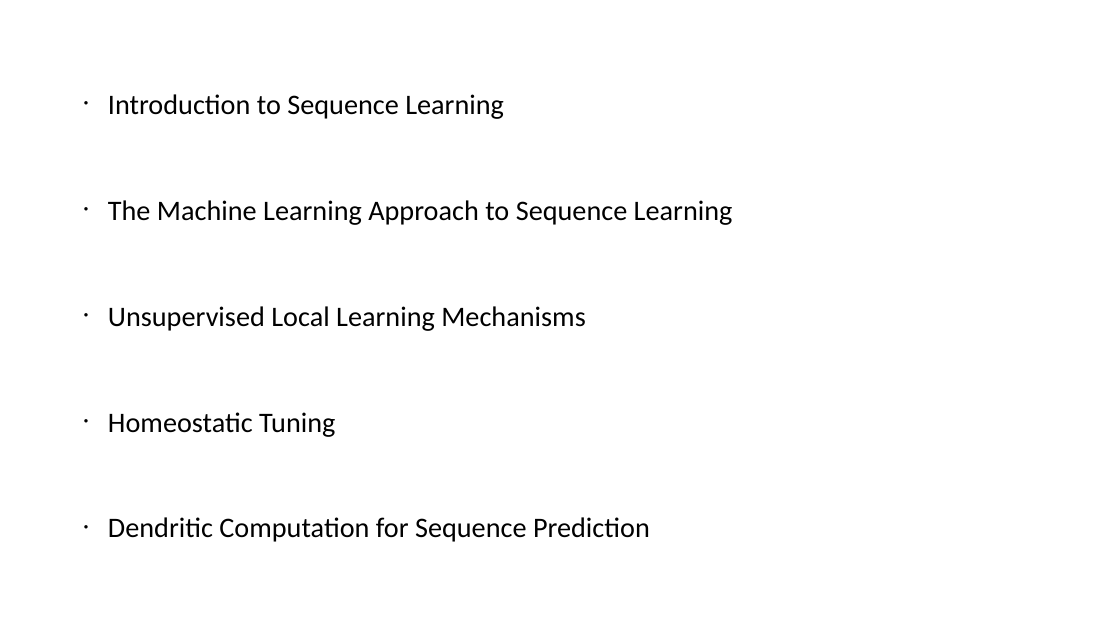
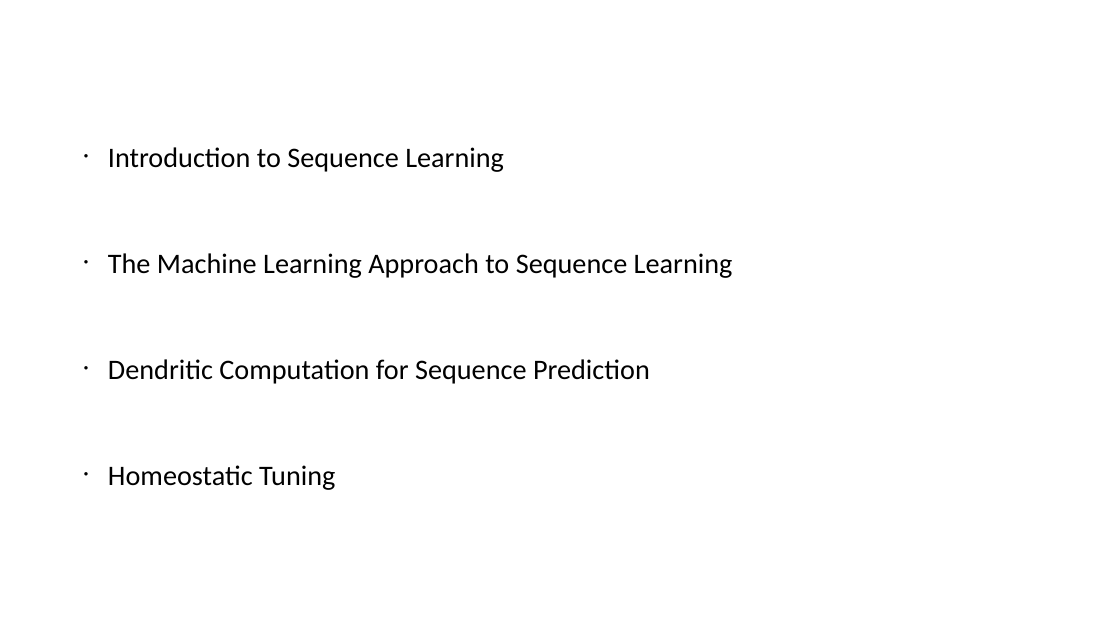
Before and after one commit to FabianSchubert/Elman_Net, a slide deck: slide 2 of notes/presentation/presentation.odp. Drawn at 1120x630 pixels with LibreOffice and Linux fonts; fonts in the diff are those of the drawing. Boxes give left, top, right and bottom in pixels: in the first picture for what was removed or moved away, otherwise in the second. Text is boxed around its words. In the diff, an @@ line names an element or a change of style, - is before the commit and + after.

```diff
--- a/notes/presentation/presentation.odp
+++ b/notes/presentation/presentation.odp
@@ subtitle at <box>108,359,650,384</box>: text changed @@
-• Unsupervised Local Learning Mechanisms
+• Dendritic Computation for Sequence Prediction
@@ subtitle at <box>108,517,650,542</box>: paragraph removed @@
-• Dendritic Computation for Sequence Prediction
```
Also in this commit, not shown: 3 other slides changed, 5 slides added, 14 other files.
